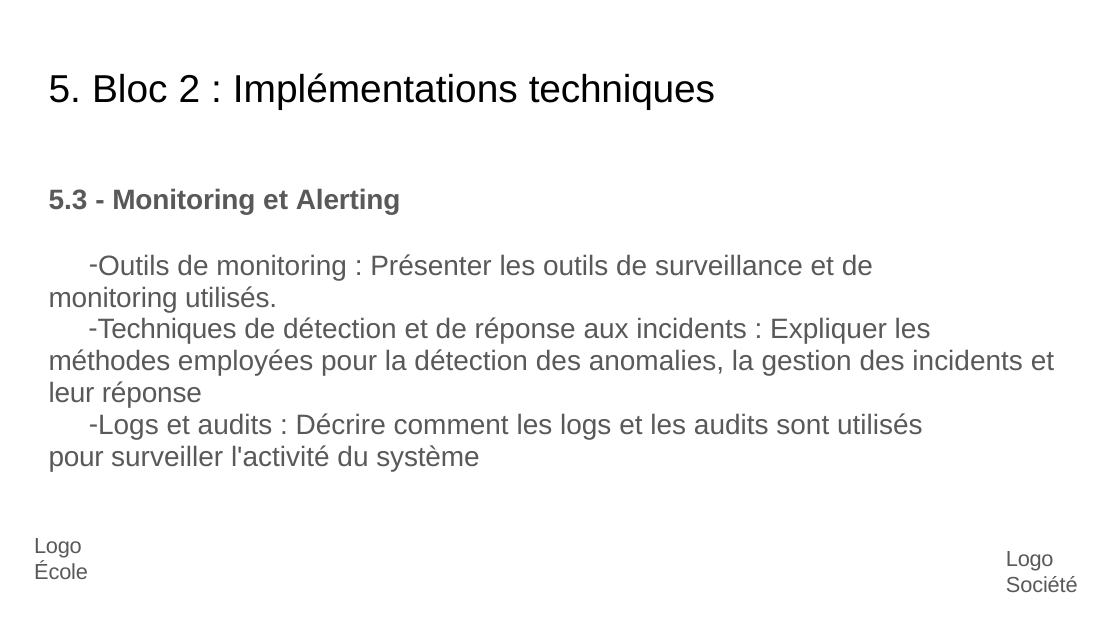
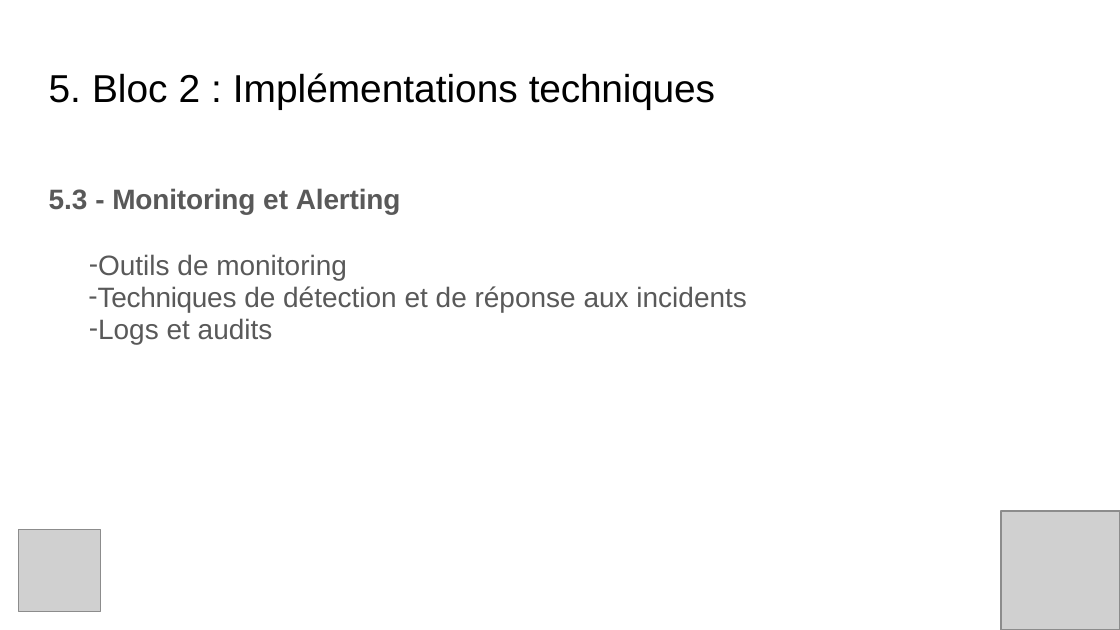
Before and after one commit to TheGeogeo/m2_ia_perso, a slide deck: slide 16 of A rendre/Georges_Coudrier_exam_slides.pptx. Drawn at 1120x630 pixels with LibreOffice and Linux fonts; fonts in the diff are those of the drawing; grey boxes stand for pictures. Boxes give left, top, right and bottom in pixels: in the first picture for what was removed or moved away, otherwise in the second. Text is boxed around its words. In the diff, an @@ line names an element or a change of style, - is before the commit and + after.

```diff
--- a/A rendre/Georges_Coudrier_exam_slides.pptx
+++ b/A rendre/Georges_Coudrier_exam_slides.pptx
@@ text at [88, 254, 746, 344]: text changed @@
-– Outils de monitoring : Présenter les outils de surveillance et de monitoring utilisés.
-– Techniques de détection et de réponse aux incidents : Expliquer les méthodes employées pour la détection des anomalies, la gestion des incidents et leur réponse
-– Logs et audits : Décrire comment les logs et les audits sont utilisés pour surveiller l'activité du système
+– Outils de monitoring
+– Techniques de détection et de réponse aux incidents
+– Logs et audits
@@ picture added at [19, 530, 101, 612] @@
@@ text removed at [34, 538, 88, 579] @@
-Logo École
@@ picture added at [1001, 511, 1120, 629] @@
@@ text removed at [1006, 551, 1078, 592] @@
-Logo Société
```
Also in this commit, not shown: 10 other slides changed.
